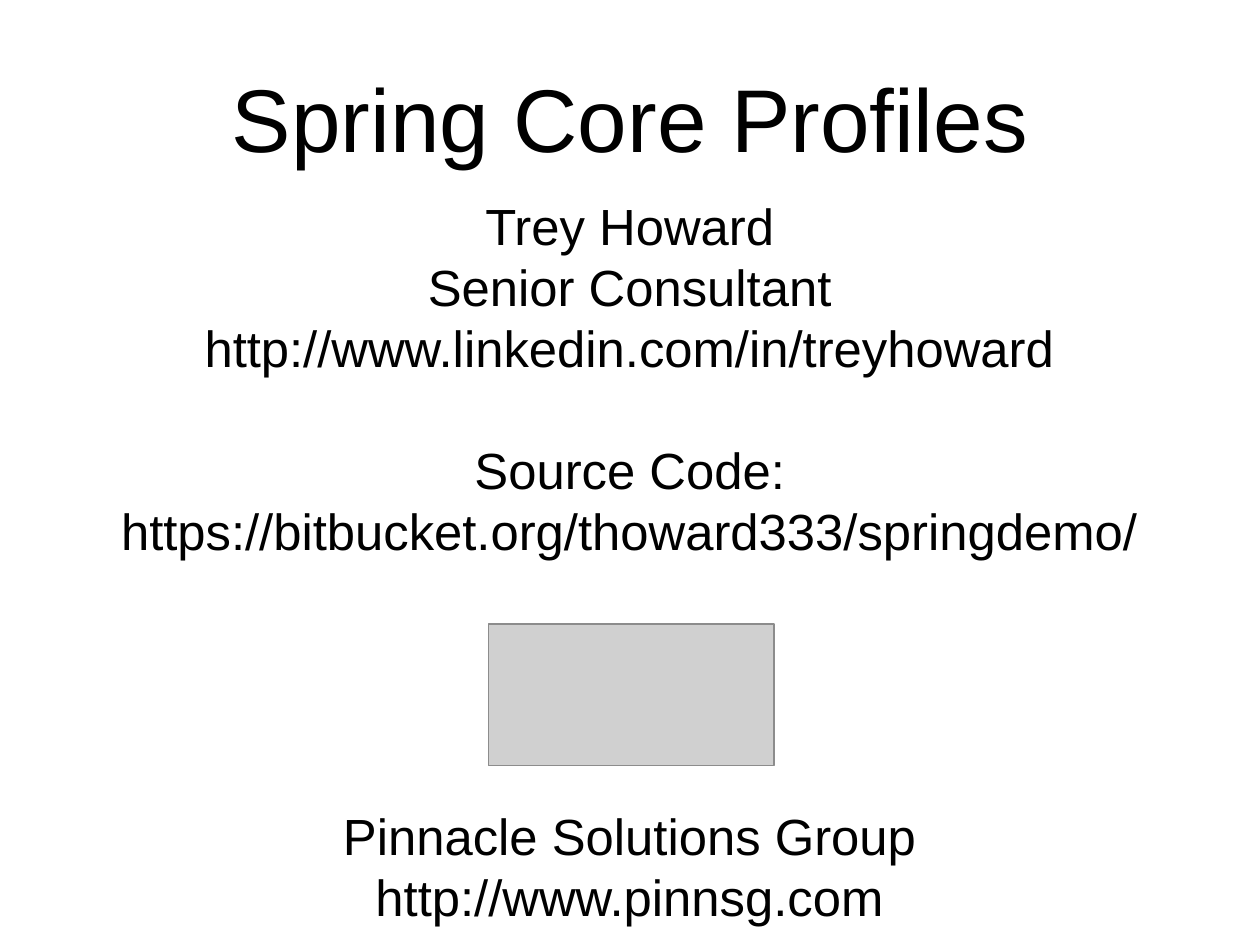
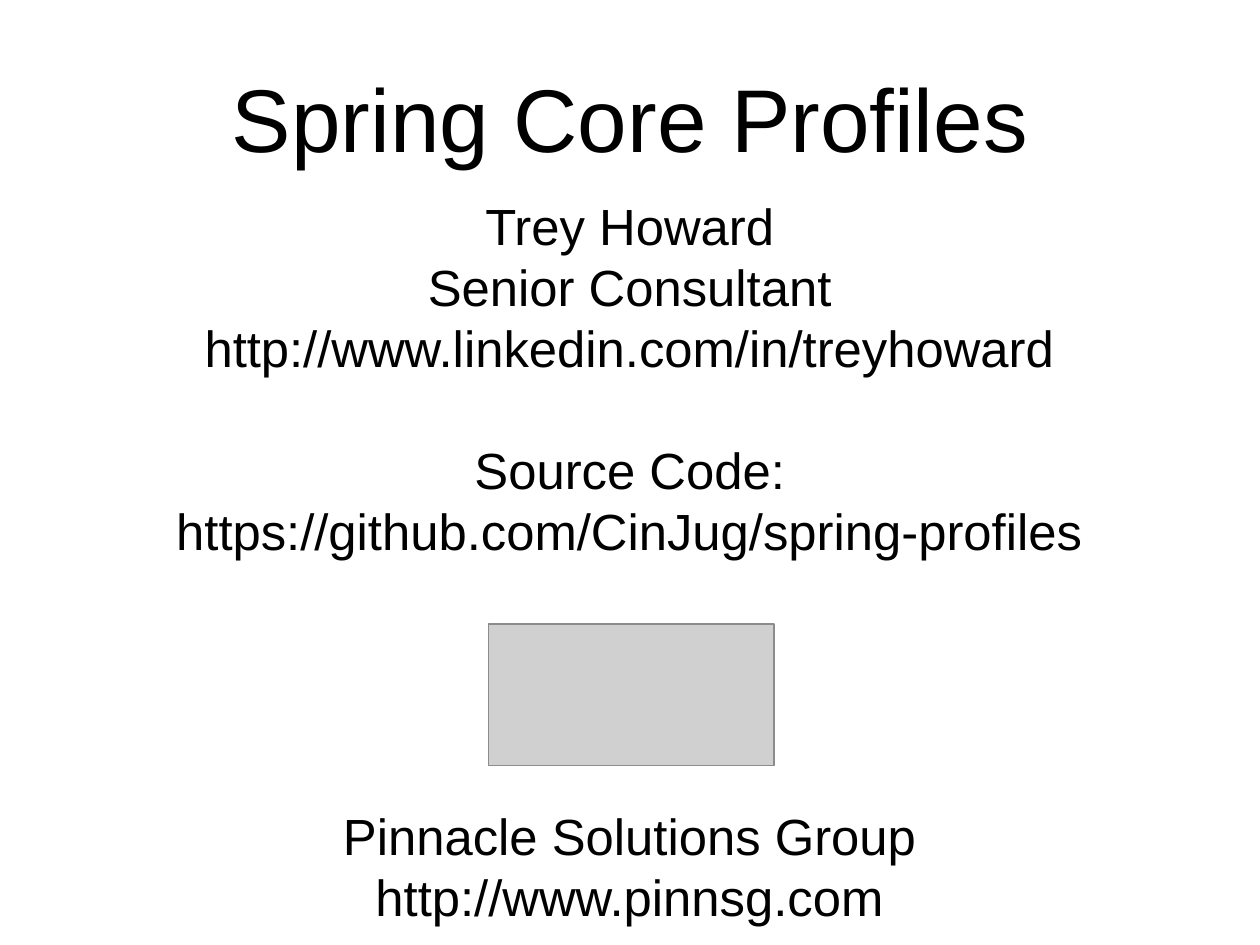
Before and after one commit to CinJug/spring-profiles, a slide deck: slide 1 of Spring Demo Intro.odp. Drawn at 1260x945 pixels with LibreOffice and Linux fonts; fonts in the diff are those of the drawing; grey boxes stand for pictures; background and template pictures are left out. Boxes give left, top, right and bottom in pixels: in the first picture for what was removed or moved away, otherwise in the second. Text is boxed around its words. In the diff, an @@ line names an element or a change of style, - is before the commit and + after.

Commit message:
Added 'Why Spring' slides

```diff
--- a/Spring Demo Intro.odp
+++ b/Spring Demo Intro.odp
@@ subtitle at <box>176,513,1082,561</box>: text changed @@
-https://bitbucket.org/thoward333/springdemo/
+https://github.com/CinJug/spring-profiles
```
Also in this commit, not shown: 2 other slides changed, 5 slides added.
